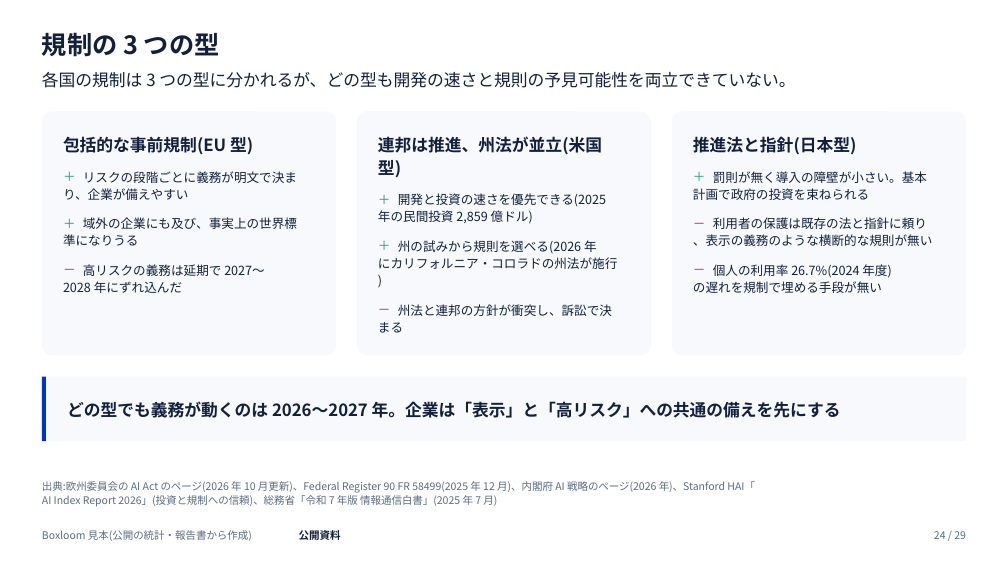
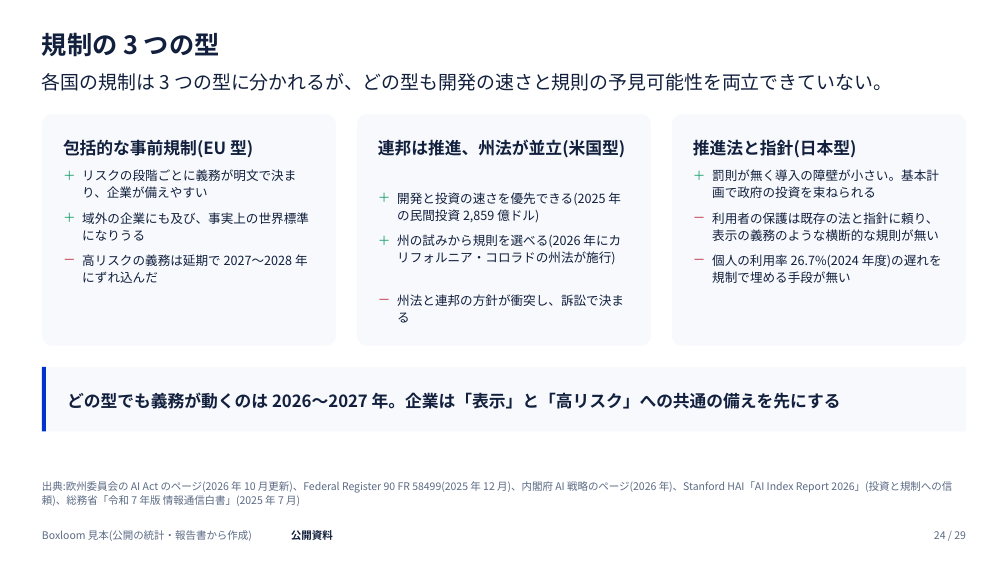
Before and after one commit to tjst-t/boxloom, a slide deck: slide 24 of boxloom/out/ai_society_light.pptx. Drawn at 1008x567 pixels with LibreOffice and Linux fonts; fonts in the diff are those of the drawing. Boxes give left, top, right and bottom in pixels: in the first picture for what was removed or moved away, otherwise in the second. Text is boxed around its words. In the diff, an @@ line names an element or a change of style, - is before the commit and + after.

```diff
--- a/boxloom/out/ai_society_light.pptx
+++ b/boxloom/out/ai_society_light.pptx
@@ text "各国の規制は 3 つの型に分かれるが、どの型も開発の速さと規則の予見可能性を両立できていない。" at [42, 73, 892, 91]: size 16 to 18 pt; line spacing 21.6pt to 24.3pt @@
@@ rounded rectangle: place and size @@
-rounded rectangle at [42, 111, 337, 355]
+rounded rectangle at [42, 114, 337, 346]
@@ rounded rectangle: place and size @@
-rounded rectangle at [357, 111, 651, 355]
+rounded rectangle at [357, 114, 651, 346]
@@ proportions changed in 3 elements at [42, 114, 337, 346], [357, 114, 651, 346], [672, 114, 966, 346] @@
@@ rounded rectangle: place and size @@
-rounded rectangle at [672, 111, 966, 355]
+rounded rectangle at [672, 114, 966, 346]
@@ text at [378, 139, 625, 158]: text changed @@
-連邦は推進、州法が並立(米国
-型)
+連邦は推進、州法が並立(米国型)
@@ text at [82, 169, 296, 198]: text changed @@
-＋ リスクの段階ごとに義務が明文で決ま
-り、企業が備えやすい
+＋ リスクの段階ごとに義務が明文で決まり、企業が備えやすい
@@ text at [712, 169, 939, 198]: text changed @@
-＋ 罰則が無く導入の障壁が小さい。基本
-計画で政府の投資を束ねられる
+＋ 罰則が無く導入の障壁が小さい。基本計画で政府の投資を束ねられる
@@ text at [397, 192, 621, 222]: text changed @@
-＋ 開発と投資の速さを優先できる(2025
-年の民間投資 2,859 億ドル)
+＋ 開発と投資の速さを優先できる(2025 年の民間投資 2,859 億ドル)
@@ text at [82, 212, 309, 241]: text changed @@
-＋ 域外の企業にも及び、事実上の世界標
-準になりうる
+＋ 域外の企業にも及び、事実上の世界標準になりうる
@@ text at [397, 234, 621, 265]: text changed @@
-＋ 州の試みから規則を選べる(2026 年
-にカリフォルニア・コロラドの州法が施行
-)
+＋ 州の試みから規則を選べる(2026 年にカリフォルニア・コロラドの州法が施行)
@@ text at [712, 212, 939, 241]: text changed @@
-－ 利用者の保護は既存の法と指針に頼り
-、表示の義務のような横断的な規則が無い
+－ 利用者の保護は既存の法と指針に頼り、表示の義務のような横断的な規則が無い
@@ text at [82, 254, 308, 283]: text changed @@
-－ 高リスクの義務は延期で 2027〜
-2028 年にずれ込んだ
+－ 高リスクの義務は延期で 2027〜2028 年にずれ込んだ
@@ text at [712, 254, 942, 283]: text changed @@
-－ 個人の利用率 26.7%(2024 年度)
-の遅れを規制で埋める手段が無い
+－ 個人の利用率 26.7%(2024 年度)の遅れを規制で埋める手段が無い
@@ text at [397, 294, 624, 323]: text changed @@
-－ 州法と連邦の方針が衝突し、訴訟で決
-まる
+－ 州法と連邦の方針が衝突し、訴訟で決まる
@@ 2 rectangles, 1 text: place and size @@
-2 rectangles, 1 text at [42, 377, 966, 442]
+2 rectangles, 1 text at [42, 367, 966, 432]
@@ text at [42, 481, 952, 506]: text changed @@
-出典:欧州委員会の AI Act のページ(2026 年 10 月更新)、Federal Register 90 FR 58499(2025 年 12 月)、内閣府 AI 戦略のページ(2026 年)、Stanford HAI「
-AI Index Report 2026」(投資と規制への信頼)、総務省「令和 7 年版 情報通信白書」(2025 年 7 月)
+出典:欧州委員会の AI Act のページ(2026 年 10 月更新)、Federal Register 90 FR 58499(2025 年 12 月)、内閣府 AI 戦略のページ(2026 年)、Stanford HAI「AI Index Report 2026」(投資と規制への信頼)、総務省「令和 7 年版 情報通信白書」(2025 年 7 月)
@@ text "公開資料" rewrapped from [299, 530, 341, 540] to [291, 528, 333, 542] @@
```
Also in this commit, not shown: 28 other slides changed, 32 other files.
